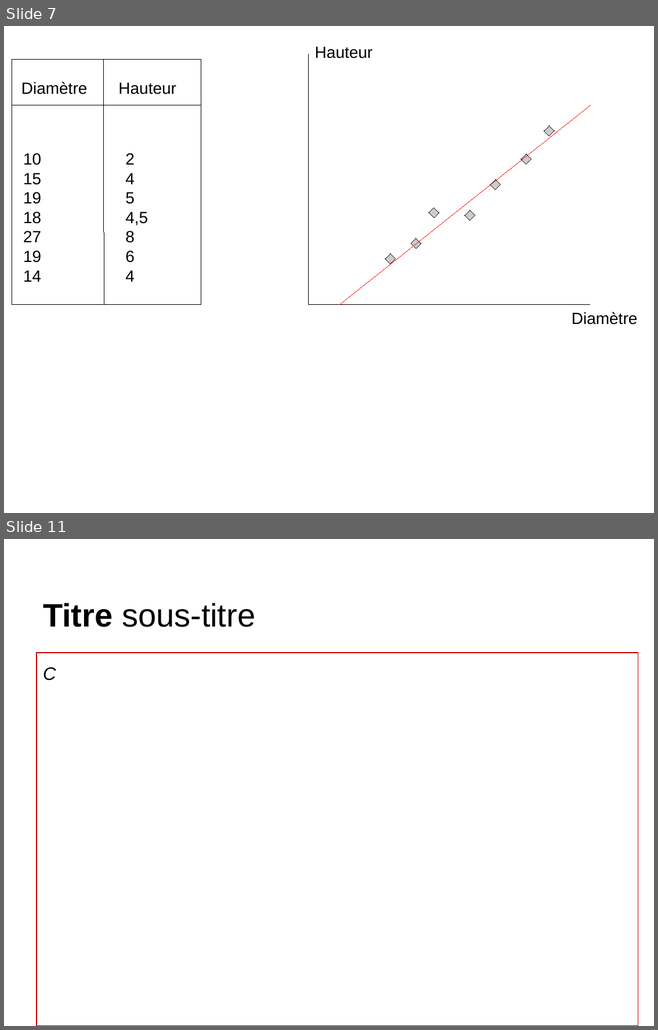
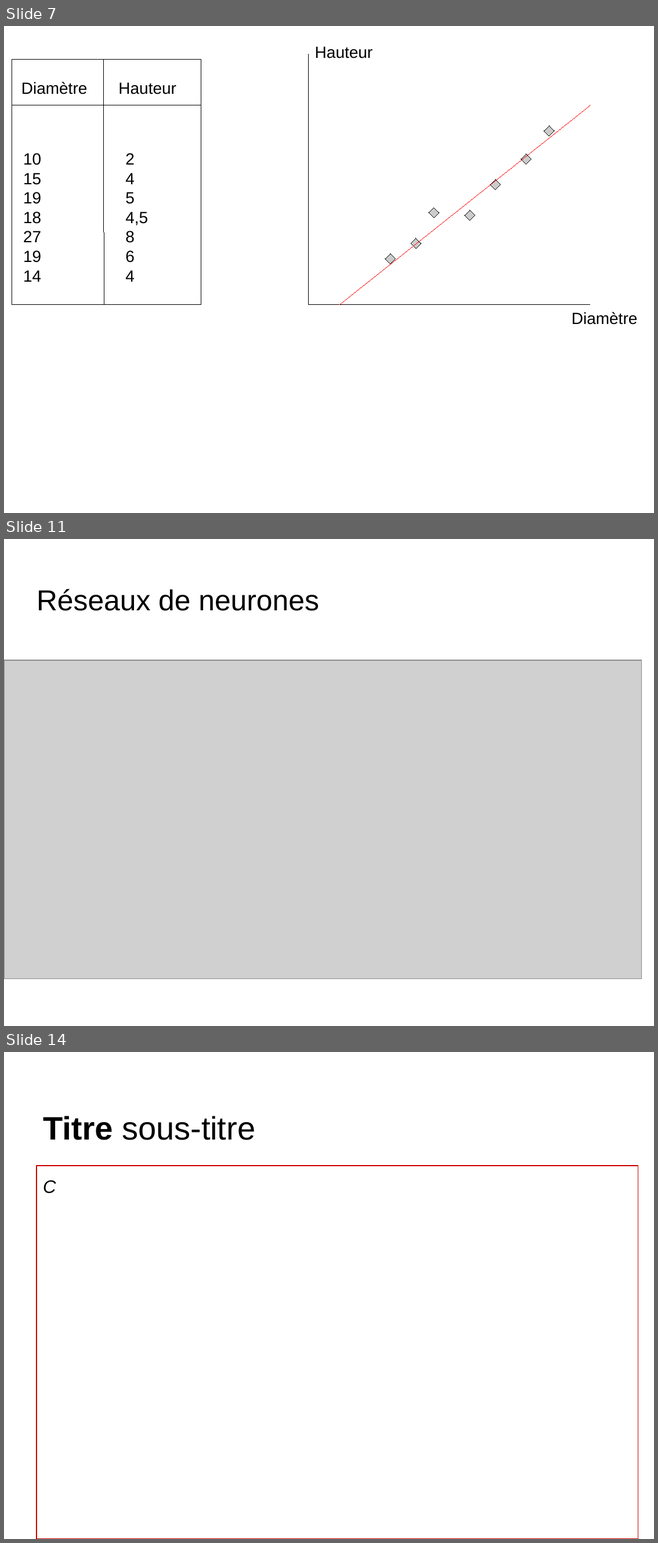
Before and after one commit to chihebguelmami2017/GL_DL, a slide deck: PresentationTemplatef.odp. Shown one above the other, each under a label of ours: slides 7 and 11 before the commit, slides 7, 11 and 14 after it; the slides between them are not shown. The pictures are 658x1030 and 658x1543 pixels, drawn with LibreOffice and Linux fonts; fonts in the diff are those of the drawing; grey boxes stand for pictures. Boxes give left, top, right and bottom in pixels: in the first picture for what was removed or moved away, otherwise in the second. Text is boxed around its words. In the diff, an @@ line names an element or a change of style, - is before the commit and + after.

```diff
--- a/PresentationTemplatef.odp
+++ b/PresentationTemplatef.odp
@@ slide 11 added at (x1=4, y1=539, x2=654, y2=1026), background #FFFFFF @@
@@ title added at (x1=36, y1=589, x2=319, y2=611), 32 pt, text #000000 @@
+Réseaux de neurones
@@ picture added at (x1=4, y1=660, x2=641, y2=979) @@
@@ what was slide 11 is now slide 14 @@
```
Also in this commit, not shown: 5 other slides added, 3 slides removed.
